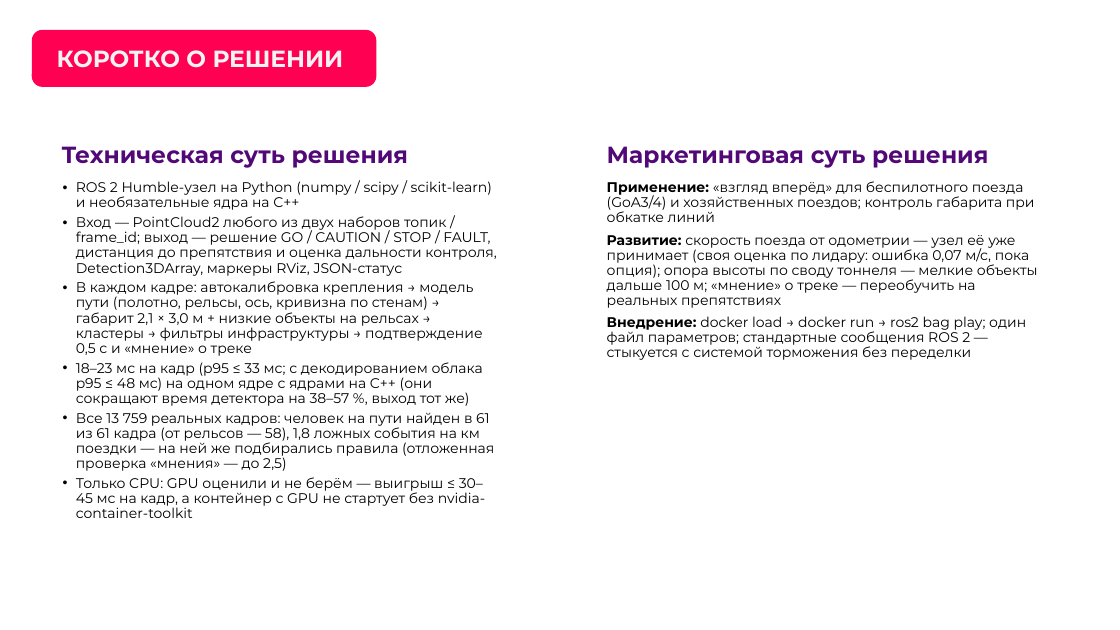
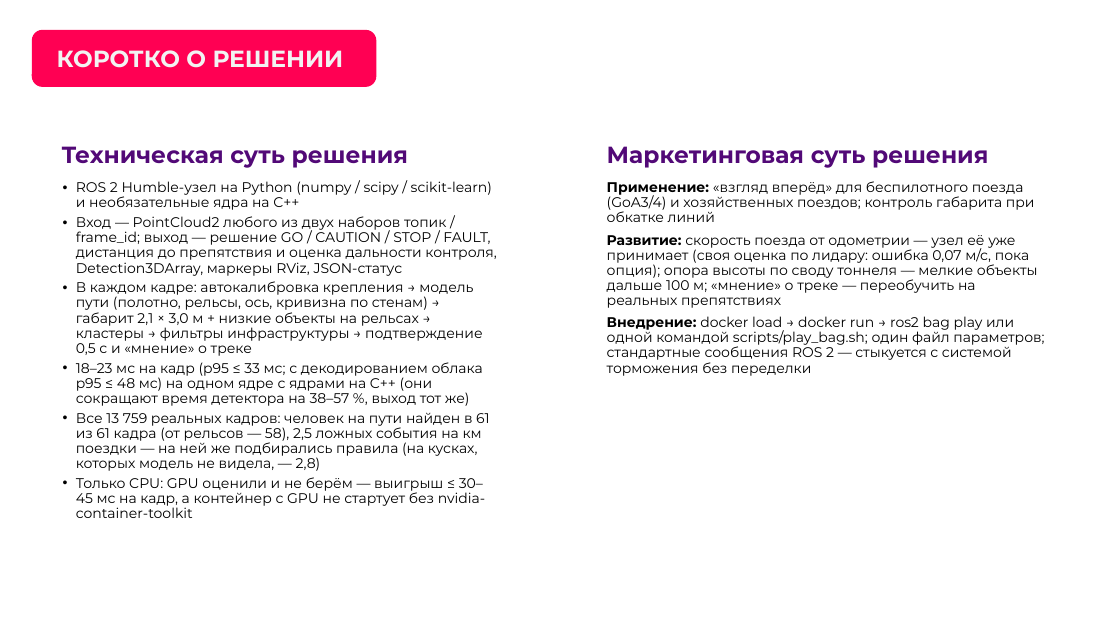
Before and after one commit to pmixay/ReSense, a slide deck: slide 5 of docs/presentation/ReSense_LCT2026.pptx. Drawn at 1120x630 pixels with LibreOffice and Linux fonts; fonts in the diff are those of the drawing; background and template pictures are left out. Boxes give left, top, right and bottom in pixels: in the first picture for what was removed or moved away, otherwise in the second. Text is boxed around its words. In the diff, an @@ line names an element or a change of style, - is before the commit and + after.

```diff
--- a/docs/presentation/ReSense_LCT2026.pptx
+++ b/docs/presentation/ReSense_LCT2026.pptx
@@ text at (607, 316, 1044, 376): text changed @@
-Внедрение: docker load → docker run → ros2 bag play; один файл параметров; стандартные сообщения ROS 2 — стыкуется с системой торможения без переделки
+Внедрение: docker load → docker run → ros2 bag play или одной командой scripts/play_bag.sh; один файл параметров; стандартные сообщения ROS 2 — стыкуется с системой торможения без переделки
@@ text at (76, 412, 490, 471): text changed @@
-• Все 13 759 реальных кадров: человек на пути найден в 61 из 61 кадра (от рельсов — 58), 1,8 ложных события на км поездки — на ней же подбирались правила (отложенная проверка «мнения» — до 2,5)
+• Все 13 759 реальных кадров: человек на пути найден в 61 из 61 кадра (от рельсов — 58), 2,5 ложных события на км поездки — на ней же подбирались правила (на кусках, которых модель не видела, — 2,8)
```
Also in this commit, not shown: 6 other slides changed, 31 other files.
